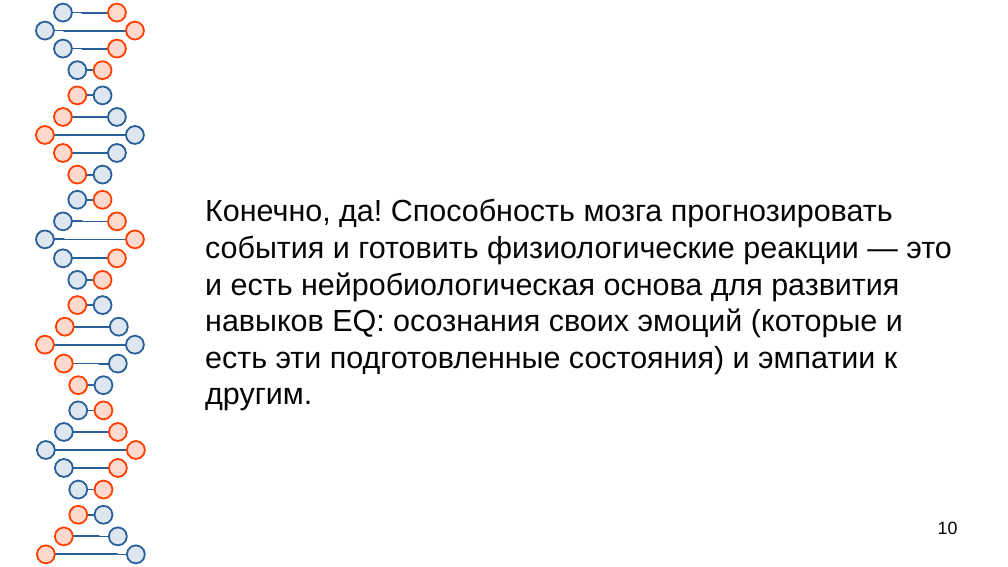
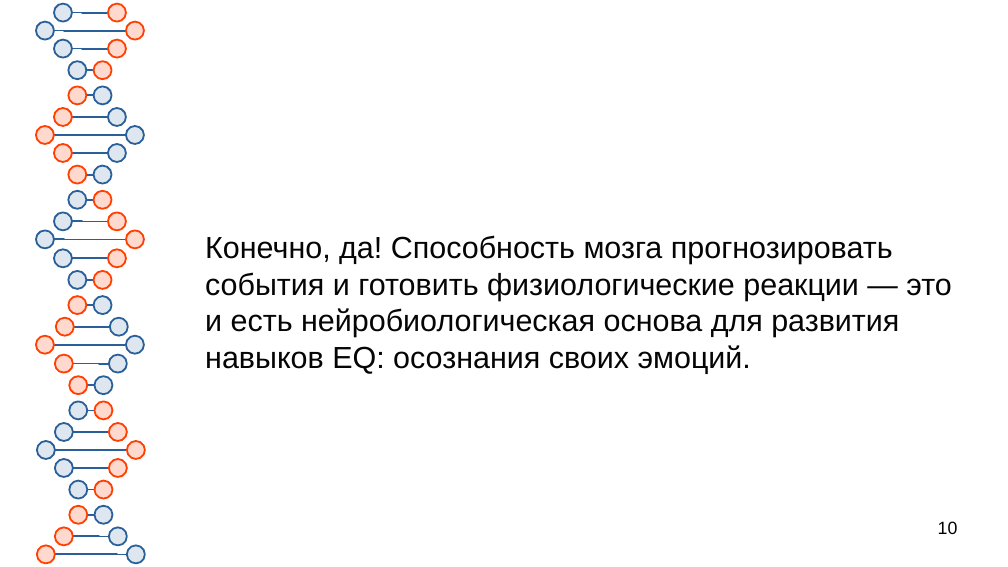
Before and after one commit to Chularev/articles, a slide deck: slide 10 of Psychology/5. Эмоциональный интеллект/Эмоциональный интеллект.odp. Drawn at 1008x567 pixels with LibreOffice and Linux fonts; fonts in the diff are those of the drawing. Boxes give left, top, right and bottom in pixels: in the first picture for what was removed or moved away, otherwise in the second. Text is boxed around its words. In the diff, an @@ line names an element or a change of style, - is before the commit and + after.

Commit message:
tmp

```diff
--- a/Psychology/5. Эмоциональный интеллект/Эмоциональный интеллект.odp
+++ b/Psychology/5. Эмоциональный интеллект/Эмоциональный интеллект.odp
@@ text at box(205, 235, 951, 374): text changed @@
-Конечно, да! Способность мозга прогнозировать события и готовить физиологические реакции — это и есть нейробиологическая основа для развития навыков EQ: осознания своих эмоций (которые и есть эти подготовленные состояния) и эмпатии к другим.
+Конечно, да! Способность мозга прогнозировать события и готовить физиологические реакции — это и есть нейробиологическая основа для развития навыков EQ: осознания своих эмоций.
```
